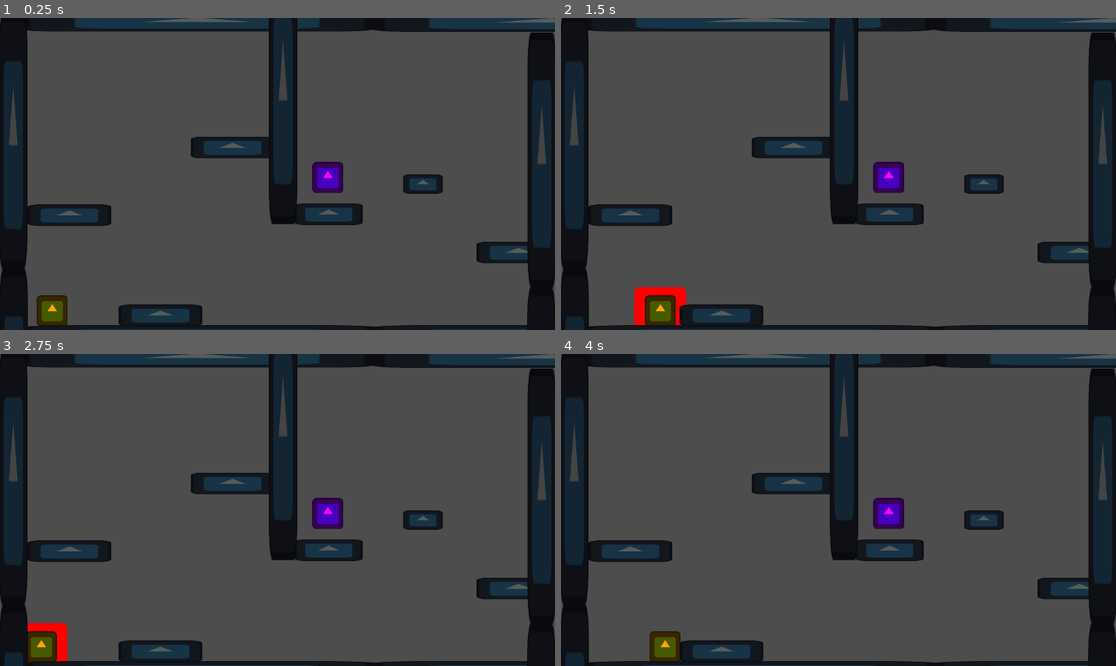
Above: before the commit, frames 1-4 (two rows, left to right).
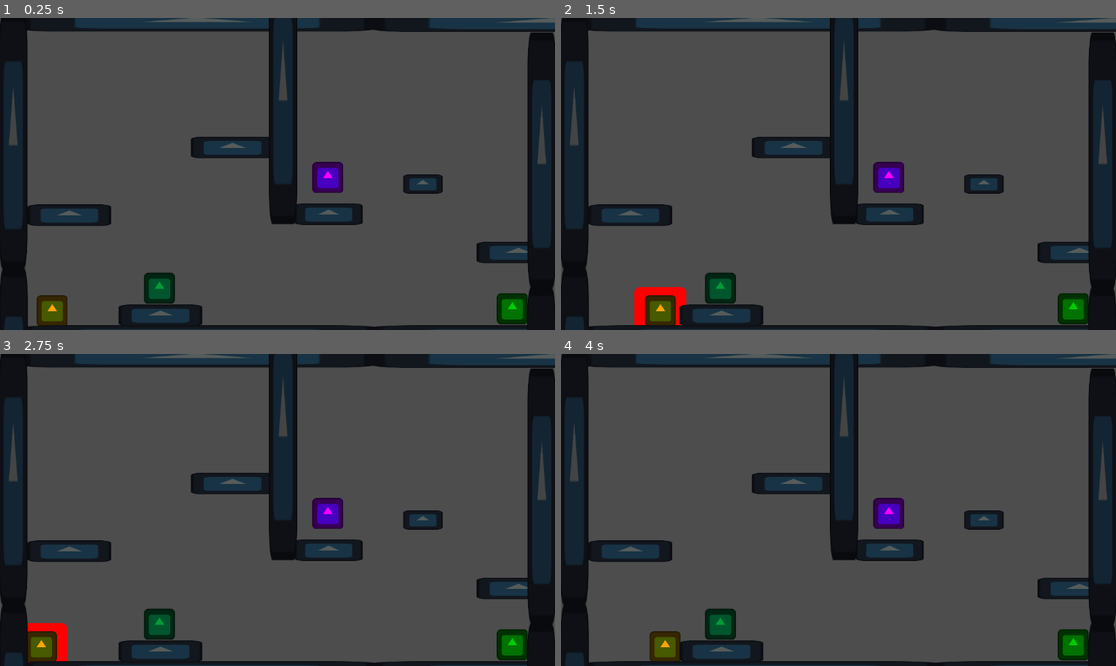
Above: after the commit, the same moments.

Repository: Wyderyn/Sedimental
Game: Godot game, scene res://scenes/levels/lv_1_1.tscn
The game is run twice, just before and just after one commit, with the same random seed, the same clock (stepped at 60 frames per second) and the same inputs. The engine's default icon, where the game draws it, is replaced by a stand-in: a white triangle on a blue panel in a dark square.
Inputs (mouse positions are in pixels of both pictures, inside the frame that each line leads up to):
- Up to frame 1 (0.25 s): no input
- Up to frame 2 (1.5 s): tap Enter at 0.5 s; move the mouse to (960, 158) at 0.52 s; hold D (right) 0.53-1.25 s; tap S (power) at 0.6 s; click (960, 158) at 0.67 s; tap Space (jump) at 0.77, 1.07 s; tap W (switch) at 0.8 s; drag from (727, 189) to (888, 177) at 1.27 s
- Up to frame 3 (2.75 s): tap R (reset) at 2 s; move the mouse to (333, 441) at 2.02 s; hold A (left) from 2.03 s (still down); hold Space (jump) from 2.03 s (still down); tap S (power) at 2.3 s
- Up to frame 4 (4 s): release A (left) at 2.75 s; release Space (jump) at 2.75 s; tap R (reset) at 2.75, 3.5 s; drag from (810, 572) to (599, 647) at 2.77 s; move the mouse to (1005, 556) at 3.52 s; hold D (right) from 3.53 s (still down); hold Space (jump) from 3.53 s (still down); tap W (switch) at 3.6 s

The runs differ from the first frame. In frame 1, 1.1% of the frame differs, in the area x 25-96%, y 81-99%; in frame 2, 1.1%; in frame 3, 1.1%; in frame 4, 1.1%.

Commit message:
Add EMERALD growth ability and plant regrow
Introduce an EMERALD material and growth ability: add a Growth Area2D to the player scene and implement GrowOn/GrowTime/GrowMax with cooldown handling and visual/collision toggles. Extend player.gd to handle starting/stopping the growth ability, countdown, reverting to STONE when expired (with lava death behavior), and include EMERALD in material/color logic. Update plant.gd to support regrowing via a new _grow() function and respond to Area2Ds in the "emerald" group (in addition to existing burn behavior). Level scene (lv_1_1.tscn) now references and places the plant and an emerald_piece instance. Also includes comments/refactor improvements and minor state/variable adjustments.

Diff:
--- a/scenes/levels/lv_1_1.tscn
+++ b/scenes/levels/lv_1_1.tscn
@@ -1,9 +1,11 @@
-[gd_scene load_steps=7 format=3 uid="uid://bx71objn32bcv"]
+[gd_scene load_steps=9 format=3 uid="uid://bx71objn32bcv"]
 
 [ext_resource type="PackedScene" uid="uid://bylp2tvf6hcn4" path="res://scenes/objects/enviornment/floor.tscn" id="1_lq5cr"]
 [ext_resource type="PackedScene" uid="uid://lfthqtfbkxtk" path="res://scenes/objects/enviornment/wall.tscn" id="2_cechb"]
 [ext_resource type="PackedScene" uid="uid://foswobgwptd4" path="res://scenes/objects/gameplay/exit.tscn" id="3_dqr0b"]
+[ext_resource type="PackedScene" uid="uid://bis5afaf4y8ik" path="res://scenes/objects/enviornment/plant.tscn" id="3_qsgtp"]
 [ext_resource type="PackedScene" uid="uid://ckudr8chj1kgo" path="res://scenes/objects/gameplay/player.tscn" id="4_qsgtp"]
+[ext_resource type="PackedScene" uid="uid://daydh88igmh1y" path="res://scenes/objects/gameplay/emerald_piece.tscn" id="4_se6fr"]
 
 [sub_resource type="Environment" id="Environment_bdf7w"]
 
@@ -66,6 +68,12 @@
 [node name="Wall2" parent="WorldEnvironment" instance=ExtResource("2_cechb")]
 position = Vector2(-436, 1377.9999)
 
+[node name="plant" parent="WorldEnvironment" instance=ExtResource("3_qsgtp")]
+position = Vector2(1634, 1014)
+
+[node name="emerald_piece" parent="WorldEnvironment" instance=ExtResource("4_se6fr")]
+position = Vector2(169, 929)
+
 [node name="Exit" parent="." instance=ExtResource("3_dqr0b")]
 position = Vector2(868, 469)
 
--- a/scenes/objects/enviornment/plant.gd
+++ b/scenes/objects/enviornment/plant.gd
@@ -1,46 +1,64 @@
 extends StaticBody2D
 # This script is attached to a StaticBody2D, which is a physics object that does not move.
 # StaticBody2D is typically used for walls, floors, or environmental objects.
-# In this case, it represents a plant or object that can be burned and removed.
+# In this case, it represents a plant or object that can be burned and removed,
+# and also regrown using a different material ability.
 
 
 @onready var collider: CollisionShape2D = $CollisionShape2D
 # Gets a reference to this object's CollisionShape2D node when the scene loads.
-# This collider is what allows the object to physically block or interact with other bodies.
-# We store it in a variable so we can disable it later when the object burns.
-
+# This collider controls the physical interaction (blocking movement, collisions, etc.).
+# We enable/disable this to make the object solid or non-solid.
 
 @onready var sprite: Sprite2D = $Sprite2D
-# Gets a reference to the visual Sprite2D node.
-# This sprite is what the player actually sees on screen.
-# We will hide it when the object burns.
-
+# Gets a reference to the Sprite2D node that visually represents the object.
+# We show or hide this sprite depending on whether the object exists visually.
 
 var burnt = false
-# Tracks whether this object has already been burned.
-# Prevents the burn logic from running multiple times.
+# Tracks the current state of the object:
+# false = object is intact and visible
+# true  = object has been burned and removed
+# This prevents repeated burn or grow logic from running unnecessarily.
 
 
 # Called when the object should burn (triggered by flame contact).
 func _burn():
 
 	if burnt == false:
-		# Only run burn logic if the object has NOT already burned.
+		# Only execute burn logic if the object is currently NOT burned.
+		# This prevents duplicate disabling or redundant operations.
 
 		burnt = true
-		# Mark the object as burned so this cannot happen again.
+		# Update state to burned so future burn attempts are ignored.
 
 		collider.set_deferred("disabled", true)
-		# Disables the collision shape.
-		# set_deferred is used because physics objects cannot safely change collision
-		# state during collision processing — this schedules it safely for later.
+		# Disable the collision shape so the object no longer blocks movement.
+		# set_deferred ensures this change happens safely after the current physics step.
 
 		sprite.set_deferred("visible", false)
-		# Hides the sprite visually, making it look destroyed or removed.
+		# Hide the sprite so the object visually disappears from the world.
 
 	else:
 		return
 		# If already burned, do nothing.
+
+
+func _grow():
+	# This function restores the object if it has been burned.
+	# Intended to be triggered by the EMERALD material ability.
+
+	if burnt == true:
+		# Only regrow if the object is currently burned.
+		# Prevents unnecessary enabling if already active.
+
+		burnt = false
+		# Update state to intact so it can be burned again later if needed.
+
+		collider.set_deferred("disabled", false)
+		# Re-enable collision so the object becomes solid again.
+
+		sprite.set_deferred("visible", true)
+		# Make the sprite visible again so the object appears in the world.
 
 
 # Signal function triggered when another Area2D enters this object's Area2D
@@ -48,8 +66,16 @@
 
 	if area.is_in_group("amber"):
 		# Checks if the entering area belongs to the "amber" group.
-		# Your flame ability likely has its Area2D assigned to this group.
-		# This ensures only flame sources can burn the object.
+		# This is likely the player's flame ability Area2D.
+		# Amber ability burns and removes the object.
 
 		_burn()
-		# Calls the burn function to destroy the object.
+		# Calls the burn function to destroy/remove the object.
+
+
+	if area.is_in_group("emerald"):
+		# Checks if the entering area belongs to the "emerald" group.
+		# This likely represents a regrowth or nature-based ability.
+
+		_grow()
+		# Calls the grow function to restore the object.
--- a/scenes/objects/gameplay/player.tscn
+++ b/scenes/objects/gameplay/player.tscn
@@ -27,6 +27,18 @@
 [node name="CollisionShape2D" type="CollisionShape2D" parent="Flame"]
 shape = SubResource("CircleShape2D_ovgbp")
 
+[node name="Growth" type="Area2D" parent="." groups=["emerald"]]
+
+[node name="Sprite2Dx" type="Sprite2D" parent="Growth"]
+visible = false
+modulate = Color(0, 18.892157, 0, 1)
+position = Vector2(-0.49999475, 0.4999962)
+scale = Vector2(1.6953125, 1.5546874)
+texture = ExtResource("2_i3pqv")
+
+[node name="CollisionShape2D" type="CollisionShape2D" parent="Growth" groups=["emerald"]]
+shape = SubResource("CircleShape2D_ovgbp")
+
 [node name="Sprite2D" type="Sprite2D" parent="."]
 texture = ExtResource("2_i3pqv")
 
--- a/scripts/player.gd
+++ b/scripts/player.gd
@@ -2,115 +2,131 @@
 # This script controls a 2D player character using Godot's CharacterBody2D.
 # CharacterBody2D provides built-in physics movement using the velocity variable
 # and functions like move_and_slide().
+# This player also supports multiple MATERIAL FORMS, each with unique abilities.
 
 
 # =========================
 # MOVEMENT CONSTANTS
 # =========================
 const SPEED = 500.0
-# The maximum horizontal movement speed of the player (pixels per second).
+# Base horizontal speed before modifiers.
 
 const ACCELERATION = 10000.0
-# How quickly the player reaches the target speed when pressing left/right.
-# Higher value = reaches full speed faster.
+# Rate of increasing velocity toward target speed.
 
 const DECELERATION = 3500.0
-# How quickly the player slows down when no movement key is pressed.
+# Rate of slowing down when no input is provided.
 
 
 # =========================
 # JUMP CONSTANTS
 # =========================
 const JUMP_VELOCITY = -1000.0
-# The upward velocity applied when jumping.
-# Negative because in Godot, upward movement is negative Y.
+# Instant upward force applied when jumping.
 
 const JUMP_CUT_MULTIPLIER = 1.1
-# Intended to shorten jump height if the jump button is released early.
-# (Currently not used because that line is commented out later.)
+# Reserved variable for scaling upward velocity when jump is released early.
+# Currently unused because a direct velocity override is used instead.
 
 
 # =========================
 # GRAVITY MODIFIERS
 # =========================
 const FALL_GRAVITY_MULTIPLIER = 3
-# Multiplies gravity when falling downward to make falls faster/snappier.
+# Makes falling feel heavier and faster than rising.
+# Improves responsiveness and platformer feel.
 
 const LOW_JUMP_GRAVITY_MULTIPLIER = 5
-# Multiplies gravity when jump is released early, creating shorter jumps.
+# Makes short hops possible when releasing jump early.
 
 
 # =========================
 # DYNAMIC MODIFIERS (change during gameplay)
 # =========================
 var speedMultiplier := 1.0
-# Multiplies horizontal speed. Used by power-ups to slow or boost movement.
+# Multiplies final horizontal speed.
+# Used by abilities to slow or alter mobility.
 
 var gravityMultiplier := 1.0
-# Multiplies gravity strength. Used by heavy mode or power-ups.
+# Multiplies gravity strength dynamically.
+# Used for slam ability or float effects.
 
 
 # =========================
 # MATERIAL ENUM
 # =========================
 enum Mat {STONE, AMBER, LAPIS, EMERALD}
-# Creates a list of named constants representing player material types.
-# These act like different "forms" with unique abilities.
+# Defines material IDs as integers internally:
+# STONE   = 0
+# AMBER   = 1
+# LAPIS   = 2
+# EMERALD = 3
+# Using enum improves readability and prevents magic numbers.
 
 
 @export var currentMat = Mat.STONE
-# The player's current material.
-# @export allows you to change it from the Godot editor.
+# Tracks the currently active material.
+# Determines ability behavior, resistances, and visuals.
 
 
 # =========================
 # POWER STATE VARIABLES
 # =========================
 var heavy = false
-# True when the player is in heavy mode (STONE ability).
-# Heavy mode increases gravity to slam downward faster.
+# True only during STONE slam ability.
+# Used by breakable floors to detect slam impact.
 
 var flameOn = false
-# True when AMBER flame ability is active.
+# True while AMBER flame ability is active.
+# Enables flame collision and visuals.
 
 var flameTime = 3
-# Remaining time for flame ability (seconds).
+# Remaining flame duration countdown timer.
 
 const flameMax = 3
-# Maximum flame duration (used to reset flameTime).
-
-var burning = false
-# True when flame touches something burnable (like plants).
+# Used to reset flameTime after cooldown ends.
+
+
+var GrowOn = false
+# True while EMERALD growth ability is active.
+# Enables growth collision and visuals.
+
+var GrowTime = 3
+# Remaining growth ability duration timer.
+
+const GrowMax = 3
+# Reserved maximum duration for growth ability reset.
+
 
 var cooldown = 0
-# Current cooldown timer remaining.
+# Remaining cooldown time before next ability use allowed.
 
 var onCooldown = false
-# True when abilities cannot be used.
+# Prevents abilities from being spammed.
 
 const cooldownMax = 6
-# Maximum cooldown duration (seconds).
+# Total cooldown duration after using an ability.
 
 
 # =========================
 # MATERIAL DETECTION FLAGS
 # =========================
 var checkStone = false
-# True when player is touching a stone material zone.
+# True while overlapping a stone material zone Area2D.
 
 var checkLapis = false
-# True when player is touching a lapis material zone.
+# True while overlapping lapis zone.
 
 var checkEmerald = false
-# True when player is touching an emerald material zone.
+# True while overlapping emerald zone.
 
 var checkAmber = false
-# True when player is touching an amber material zone.
+# True while overlapping amber zone.
 
 
 var inLava = false
-# True if the player is inside lava.
-# Used to kill the player unless protected by flame.
+# True while physically inside lava Area2D.
+# Used to determine whether player should die when protection ends.
 
 
 # =========================
@@ -118,138 +134,198 @@
 # =========================
 func _reload_scene():
 	get_tree().reload_current_scene()
-	# Reloads the current level.
-	# Used for death or manual reset.
+	# Reloads entire scene instantly.
+	# Used for death, reset, or failure states.
 
 
 # =========================
 # COLOR CHANGE FUNCTION
 # =========================
 func _color_change():
-	# Changes the player's sprite color depending on current material
-	# or detected nearby material.
+
+	# This function prioritizes ANY detected material OR current material.
+	# Because these are separate IF statements (not elif),
+	# the LAST matching condition determines final color.
 
 	if checkStone == true or currentMat == Mat.STONE:
 		$Sprite2D.modulate = Color.WHITE
-		# Stone material = white color.
 
 	if checkAmber == true or currentMat == Mat.AMBER:
 		$Sprite2D.modulate = Color.ORANGE
-		# Amber material = orange color.
 
 	if checkLapis == true or currentMat == Mat.LAPIS:
 		$Sprite2D.modulate = Color.BLUE
-		# Lapis material = blue color.
 
 	if checkEmerald == true or currentMat == Mat.EMERALD:
 		$Sprite2D.modulate = Color.GREEN
-		# Emerald material = green color.
 
 
 # =========================
 # MAIN PHYSICS LOOP
-# Runs every physics frame (~60 times per second)
 # =========================
 func _physics_process(delta):
 
 	_color_change()
-	# Always update sprite color based on material.
+	# Ensures material color updates immediately if material changes mid-frame.
 
 
 	# =========================
 	# COOLDOWN TIMER
 	# =========================
 	if onCooldown:
+
 		cooldown -= delta
-		# Reduce cooldown timer over time.
+		# Countdown happens in real-time seconds.
 
 		if cooldown <= 0:
+
 			onCooldown = false
+			# Player can use abilities again.
+
 			cooldown = 0
+			# Prevent negative timer values.
+
 			flameTime = flameMax
-			# When cooldown ends, allow abilities again
-			# and reset flame duration.
+			# Reset flame duration ready for next use.
+			# (Note: GrowTime reset is not here, so growth depends on initial value)
 
 
 	# =========================
 	# FLAME STATE CONTROL
 	# =========================
 	if flameOn:
+
 		flameTime -= delta
-		# Reduce flame duration.
+		# Counts down ability duration.
 
 		$Flame/Sprite2Dx.visible = true
-		# Show flame visual effect.
+		# Enables visual indicator of flame ability.
 
 		$Flame/CollisionShape2D.disabled = false
-		# Enable flame collision so it can burn objects.
+		# Enables Area2D collision used to burn plants or interact with objects.
 
 	else:
+
 		$Flame/Sprite2Dx.visible = false
-		# Hide flame visuals.
 
 		$Flame/CollisionShape2D.disabled = true
-		# Disable flame collision.
-
-
+		# Prevents unintended burning when flame inactive.
+
+
+	# =========================
+	# GROWTH STATE CONTROL
+	# =========================
+	if GrowOn:
+
+		GrowTime -= delta
+		# Countdown for emerald growth ability.
+
+		$Growth/Sprite2Dx.visible = true
+		# Shows growth visual effect.
+
+		$Growth/CollisionShape2D.disabled = false
+		# Enables growth interaction collider.
+
+	else:
+
+		$Growth/Sprite2Dx.visible = false
+
+		$Growth/CollisionShape2D.disabled = true
+
+
+	# =========================
+	# ABILITY EXPIRATION
+	# =========================
 	if flameTime <= 0:
-		# Flame expired.
 
 		flameOn = false
 		speedMultiplier = 1
 		gravityMultiplier = 1
 		currentMat = Mat.STONE
-		# Reset player to default stone state.
+		# Player always reverts to default stone state after ability ends.
+
+
+	if GrowTime <= 0:
+
+		GrowOn = false
+		speedMultiplier = 1
+		gravityMultiplier = 1
+		currentMat = Mat.STONE
 
 		if inLava == true:
+			# Important safety mechanic:
+			# If player was surviving lava only due to ability,
+			# losing ability instantly kills them.
 			call_deferred("_reload_scene")
-			# If in lava without flame protection, reload scene (player dies).
 
 
 	# =========================
 	# POWER-UP ABILITY LOGIC
 	# =========================
 	var gravity = get_gravity()
-	# Gets the default gravity value from project settings.
+	# Retrieves project gravity setting dynamically.
+	# Allows global gravity changes without modifying script.
 
 
 	if currentMat == Mat.STONE:
-		# Stone ability = heavy slam
 
 		if Input.is_action_just_pressed("power") and not is_on_floor() and not onCooldown:
+
 			onCooldown = true
 			cooldown = cooldownMax
+
 			gravityMultiplier = 5.0
-			# Increase gravity massively to fall faster.
+			# Massive gravity increase creates slam effect.
 
 			heavy = true
-			# Mark heavy mode active.
+			# Used by breakable floors to detect slam state.
 
 
 	if currentMat == Mat.AMBER:
-		# Amber ability = flame mode
 
 		if Input.is_action_just_pressed("power") and not onCooldown:
+
 			onCooldown = true
 			cooldown = cooldownMax
 
 			flameOn = true
-			# Activate flame ability.
 
 			speedMultiplier = 0.5
-			# Reduce speed while flaming.
+			# Slows player to balance offensive ability.
 
 			gravityMultiplier = 0.5
-			# Reduce gravity for floaty feel.
+			# Creates floatier movement feeling.
 
 			print("FLAME ON!!!")
-			# Debug message.
-
-
-	# Reset heavy mode when landing
+
+
+	if currentMat == Mat.EMERALD:
+
+		if Input.is_action_just_pressed("power") and not onCooldown:
+
+			onCooldown = true
+			cooldown = cooldownMax
+
+			GrowOn = true
+			# Enables growth interaction system.
+
+			speedMultiplier = 0.5
+
+			gravityMultiplier = 0.5
+
+			print("GOING GREEN")
+
+
+	# =========================
+	# HEAVY RESET
+	# =========================
 	if heavy == true and is_on_floor():
+
 		gravityMultiplier = 1.0
+		# Restore normal gravity once slam finishes.
+
 		heavy = false
+		# Prevents permanent heavy state.
 
 
 	# =========================
@@ -258,15 +334,15 @@
 	if not is_on_floor():
 
 		if velocity.y > 0:
-			# Falling downward
+			# Falling
 			velocity += (gravity * gravityMultiplier) * FALL_GRAVITY_MULTIPLIER * delta
 
 		elif not Input.is_action_pressed("jump"):
-			# Jump released early (short hop)
+			# Jump released early
 			velocity += gravity * LOW_JUMP_GRAVITY_MULTIPLIER * delta
 
 		else:
-			# Normal upward movement
+			# Rising normally
 			velocity += gravity * delta
 
 
@@ -274,15 +350,14 @@
 	# JUMP INPUT
 	# =========================
 	if Input.is_action_just_pressed("jump") and is_on_floor():
+
 		velocity.y = JUMP_VELOCITY
-		# Apply upward force.
 
 
 	if Input.is_action_just_released("jump") and velocity.y < 0:
-		# Stops upward motion quickly when jump released.
-		# This creates variable jump height.
-
-		#velocity.y *= JUMP_CUT_MULTIPLIER
+
+		# Immediately cancels upward velocity.
+		# This creates sharp, responsive short jumps.
 		velocity.y = 1
 
 
@@ -290,23 +365,16 @@
 	# HORIZONTAL MOVEMENT
 	# =========================
 	var direction := Input.get_axis("left", "right")
-	# Returns:
-	# -1 if pressing left
-	# +1 if pressing right
-	# 0 if neither
-
 
 	if direction != 0:
 
 		var targetSpeed = direction * (SPEED * speedMultiplier)
-		# Calculate desired speed based on input and modifiers.
 
 		velocity.x = move_toward(
 			velocity.x,
 			targetSpeed,
 			ACCELERATION * delta
 		)
-		# Smoothly accelerate toward target speed.
 
 	else:
 
@@ -315,21 +383,23 @@
 			0,
 			DECELERATION * delta
 		)
-		# Smoothly slow to stop.
 
 
 	# =========================
 	# RESET INPUT
 	# =========================
 	if Input.is_action_just_pressed("reset"):
+
 		call_deferred("_reload_scene")
-		# Reload scene manually.
 
 
 	# =========================
 	# MATERIAL SWITCH INPUT
 	# =========================
 	if Input.is_action_just_pressed("switch"):
+
+		# Player switches to whichever material zone they are currently touching.
+		# Multiple zones overlapping means last condition wins.
 
 		if checkStone == true:
 			currentMat = Mat.STONE
@@ -346,25 +416,24 @@
 		if checkAmber == true:
 			currentMat = Mat.AMBER
 			_color_change()
-		# Switch to whichever material zone the player is touching.
-
-
-	# =========================
-	# FINAL MOVEMENT EXECUTION
+
+
+	# =========================
+	# FINAL PHYSICS MOVE
 	# =========================
 	move_and_slide()
-	# Moves the character using velocity and handles collisions automatically.
-
+	# Applies velocity, handles collisions, sliding, and floor detection.
 
 
 # =========================
 # MATERIAL DETECTION SIGNALS
 # =========================
 func _on_mat_check_area_entered(area):
+
+	# These detect proximity to material shrines, crystals, or zones.
 
 	if area.is_in_group("stone"):
 		checkStone = true
-		# Player entered stone material area.
 
 	if area.is_in_group("lapis"):
 		checkLapis = true
@@ -380,7 +449,6 @@
 
 	if area.is_in_group("stone"):
 		checkStone = false
-		# Player left stone area.
 
 	if area.is_in_group("lapis"):
 		checkLapis = false
@@ -394,18 +462,8 @@
 
 # =========================
 # READY FUNCTION
-# Runs once when node enters scene
 # =========================
 func _ready() -> void:
+
 	_color_change()
-	# Ensures correct color at game start.
-
-
-# =========================
-# FLAME COLLISION SIGNAL
-# =========================
-func _on_flame_area_entered(area):
-
-	if area.is_in_group("plant"):
-		burning = true
-		# Marks plant as burning when flame touches it.
+	# Ensures correct visual state immediately when scene loads.
